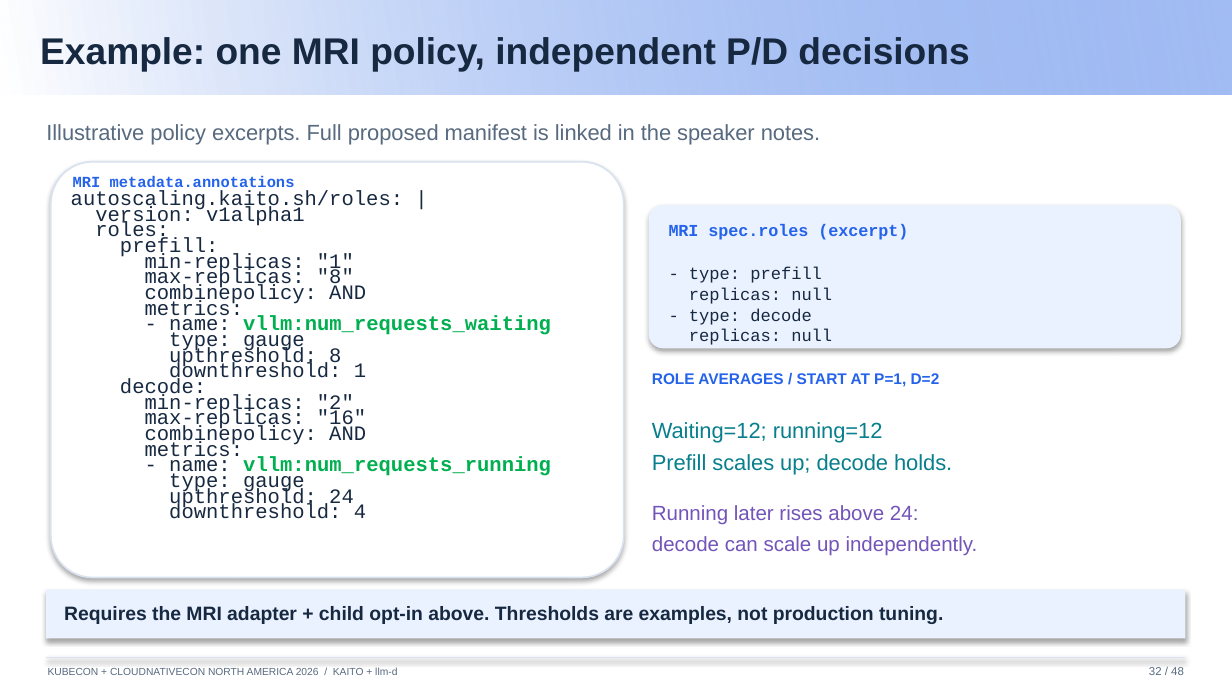
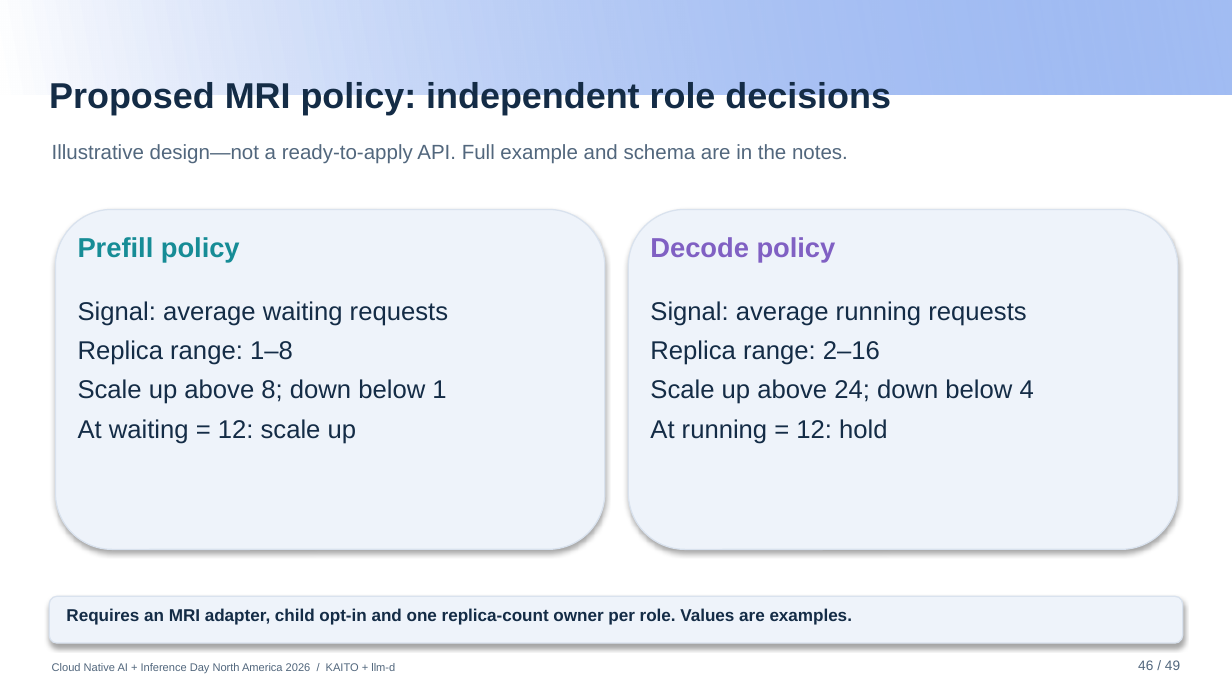
Before and after one commit to andyzhangx/demo, a slide deck: slide 46 of llm/pd-disaggregation/kubecon-na-2026-pd-disaggregation-kaito-llmd.pptx. Drawn at 1232x693 pixels with LibreOffice and Linux fonts; fonts in the diff are those of the drawing; background and template pictures are left out. Boxes give left, top, right and bottom in pixels: in the first picture for what was removed or moved away, otherwise in the second. Text is boxed around its words. In the diff, an @@ line names an element or a change of style, - is before the commit and + after.

```diff
--- a/llm/pd-disaggregation/kubecon-na-2026-pd-disaggregation-kaito-llmd.pptx
+++ b/llm/pd-disaggregation/kubecon-na-2026-pd-disaggregation-kaito-llmd.pptx
@@ text at (49,82,891,115): text changed; size 21.8 to 21 pt; text colour #172941 to #142C46 @@
-Example: one MRI policy, independent P/D decisions
+Proposed MRI policy: independent role decisions
@@ text at (52,144,848,164): text changed; size 12.8 to 12 pt; text colour #586A80 to #52677D @@
-Illustrative policy excerpts. Full proposed manifest is linked in the speaker notes.
+Illustrative design—not a ready-to-apply API. Full example and schema are in the notes.
@@ text removed at (73,176,295,192) @@
-MRI metadata.annotations
@@ rounded rectangle: place and size @@
-rounded rectangle at (51,161,623,577)
+rounded rectangle at (55,209,605,549)
@@ rounded rectangle at (55,209,605,549): fill #FFFFFF to #EEF3FA; outline #D9E2EE 1 pt to #D9E2EE 0.75 pt; proportions changed @@
@@ text removed at (71,190,551,519) @@
-autoscaling.kaito.sh/roles: |
-version: v1alpha1
-roles:
-prefill:
-min-replicas: "1"
-max-replicas: "8"
-combinepolicy: AND
-metrics:
-- name: vllm:num_requests_waiting
-type: gauge
-upthreshold: 8
-downthreshold: 1
-decode:
-min-replicas: "2"
-max-replicas: "16"
-combinepolicy: AND
-metrics:
-- name: vllm:num_requests_running
-type: gauge
-upthreshold: 24
-downthreshold: 4
@@ rounded rectangle added at (628,209,1178,549), fill #EEF3FA, outline #D9E2EE 0.75 pt @@
@@ rounded rectangle removed at (648,206,1180,349) @@
@@ text added at (78,237,240,263), 16 pt, text #168C96, bold @@
+Prefill policy
@@ text added at (650,237,836,263), 16 pt, text #8060C3, bold @@
+Decode policy
@@ text removed at (669,224,908,240) @@
-MRI spec.roles (excerpt)
@@ text removed at (689,267,832,345) @@
-- type: prefill
-replicas: null
-- type: decode
-replicas: null
@@ text added at (78,301,448,444), 15 pt, text #142C46 @@
+Signal: average waiting requests
+Replica range: 1–8
+Scale up above 8; down below 1
+At waiting = 12: scale up
@@ text added at (650,301,1034,444), 15 pt, text #142C46 @@
+Signal: average running requests
+Replica range: 2–16
+Scale up above 24; down below 4
+At running = 12: hold
@@ text removed at (652,373,940,387) @@
-ROLE AVERAGES / START AT P=1, D=2
@@ text removed at (652,422,952,475) @@
-Waiting=12; running=12
-Prefill scales up; decode holds.
@@ text removed at (652,505,978,556) @@
-Running later rises above 24:
-decode can scale up independently.
@@ rectangle removed at (47,590,1186,639) @@
@@ rounded rectangle added at (49,596,1183,643), fill #EEF3FA, outline #D9E2EE 0.75 pt @@
@@ text at (66,608,853,625): text changed; size 11.2 to 10 pt; text colour #172941 to #142C46 @@
-Requires the MRI adapter + child opt-in above. Thresholds are examples, not production tuning.
+Requires an MRI adapter, child opt-in and one replica-count owner per role. Values are examples.
@@ line removed from (47, 658) to (1185, 658) @@
@@ text at (52,663,395,673): text changed; size 6 to 6.5 pt; text colour #586A80 to #52677D @@
-KUBECON + CLOUDNATIVECON NORTH AMERICA 2026 / KAITO + llm-d
+Cloud Native AI + Inference Day North America 2026 / KAITO + llm-d
@@ text added at (1138,660,1180,670), 8 pt, text #52677D @@
+46 / 49
@@ text removed at (1149,667,1184,675) @@
-32 / 48
```
Also in this commit, not shown: 40 other slides changed, 7 slides added, 7 slides removed.
